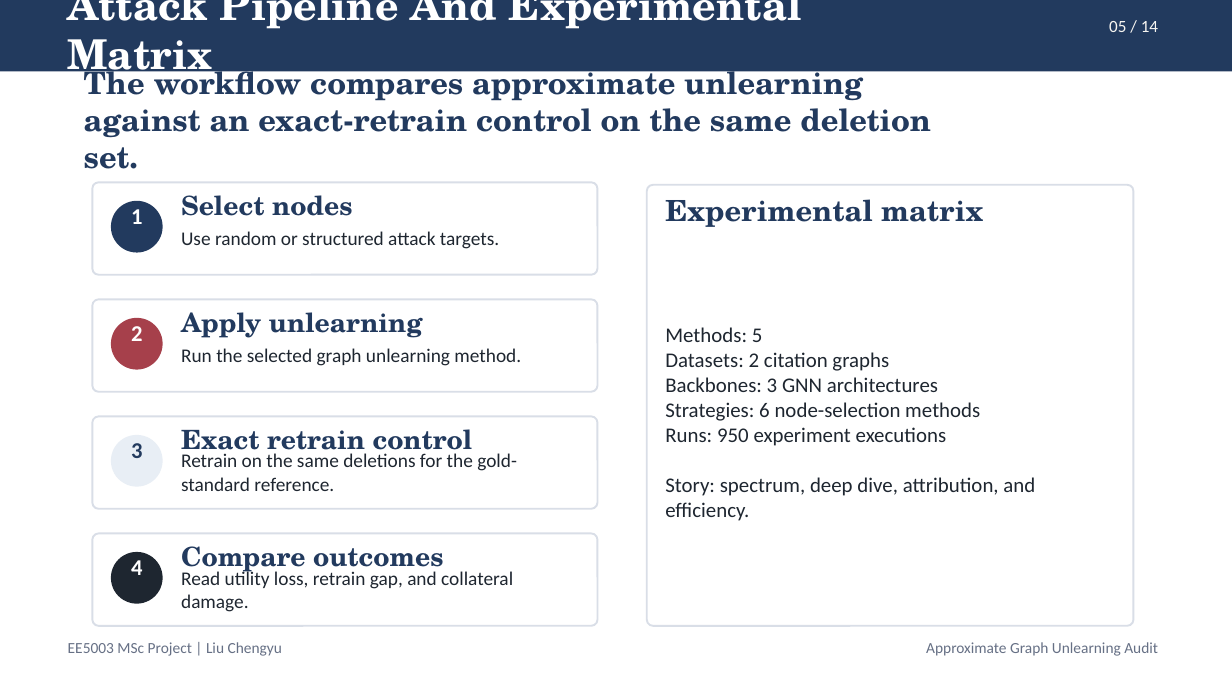
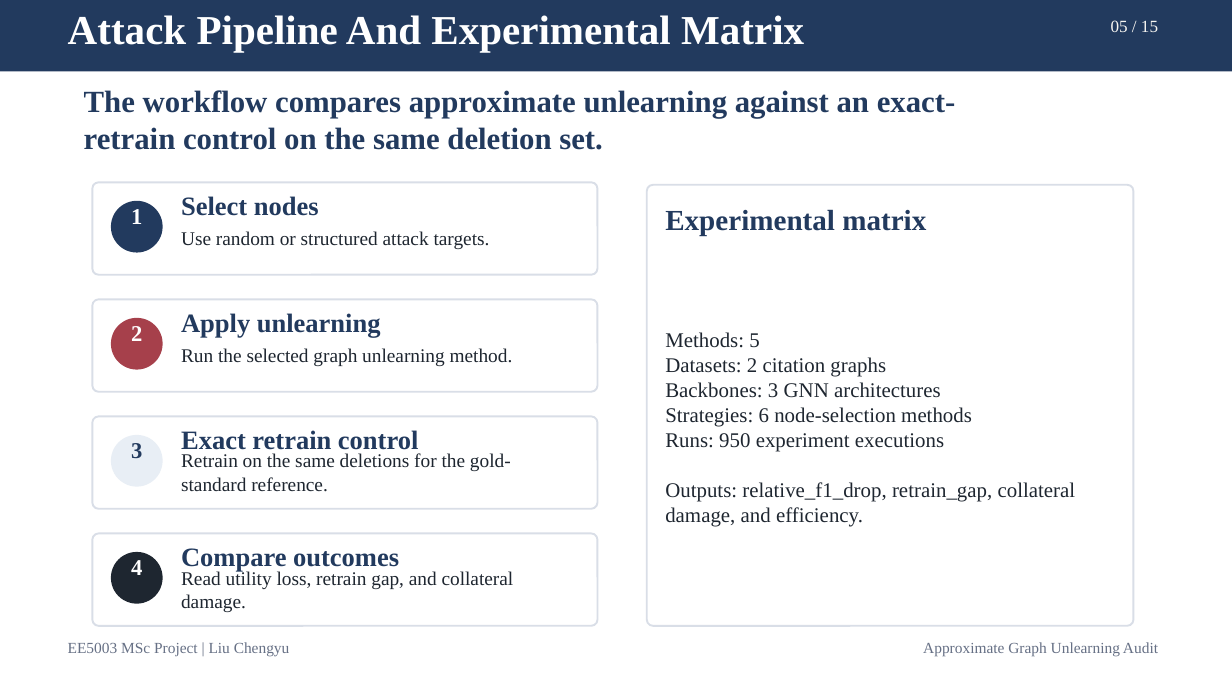
Before and after one commit to lelelelelelelelelelelelele/OpenGU, a slide deck: slide 5 of GULib-master/report/0417_5003report/ppt/out-test/final_15min_defense.pptx. Drawn at 1232x693 pixels with LibreOffice and Linux fonts; fonts in the diff are those of the drawing. Boxes give left, top, right and bottom in pixels: in the first picture for what was removed or moved away, otherwise in the second. Text is boxed around its words. In the diff, an @@ line names an element or a change of style, - is before the commit and + after.

Commit message:
feat: iterate defense deck content, styling and export

```diff
--- a/GULib-master/report/0417_5003report/ppt/out-test/final_15min_defense.pptx
+++ b/GULib-master/report/0417_5003report/ppt/out-test/final_15min_defense.pptx
@@ text at [1111, 20, 1158, 32]: text changed; font Calibri to Times New Roman @@
-05 / 14
+05 / 15
@@ font TeX Gyre Schola to Times New Roman in 7 elements at [68, 15, 804, 52], [84, 90, 956, 150], [181, 196, 319, 216], [181, 313, 381, 337], [181, 430, 418, 454], [181, 548, 399, 572], [665, 209, 926, 236] @@
@@ text "Experimental matrix": place and size @@
-text "Experimental matrix" at [665, 199, 983, 227]
+text "Experimental matrix" at [665, 209, 926, 236]
@@ text at [665, 332, 972, 452]: font Calibri to Times New Roman in "Methods: 5", "Datasets: 2 citation graphs", "Backbones: 3 GNN architectures", "Strategies: 6 node-selection methods" and 1 more places @@
@@ text at [665, 482, 1076, 527]: text changed; font Calibri to Times New Roman @@
-Story: spectrum, deep dive, attribution, and efficiency.
+Outputs: relative_f1_drop, retrain_gap, collateral damage, and efficiency.
@@ font Calibri to Times New Roman in 9 elements at [68, 642, 290, 657], [923, 642, 1158, 657], [131, 209, 142, 224], [181, 231, 490, 249], [131, 326, 142, 341], [181, 348, 513, 366], [131, 443, 142, 458], [181, 453, 511, 492], [181, 570, 514, 612] @@
```
Also in this commit, not shown: 8 other slides changed, 6 slides added, 5 slides removed, 43 other files.
